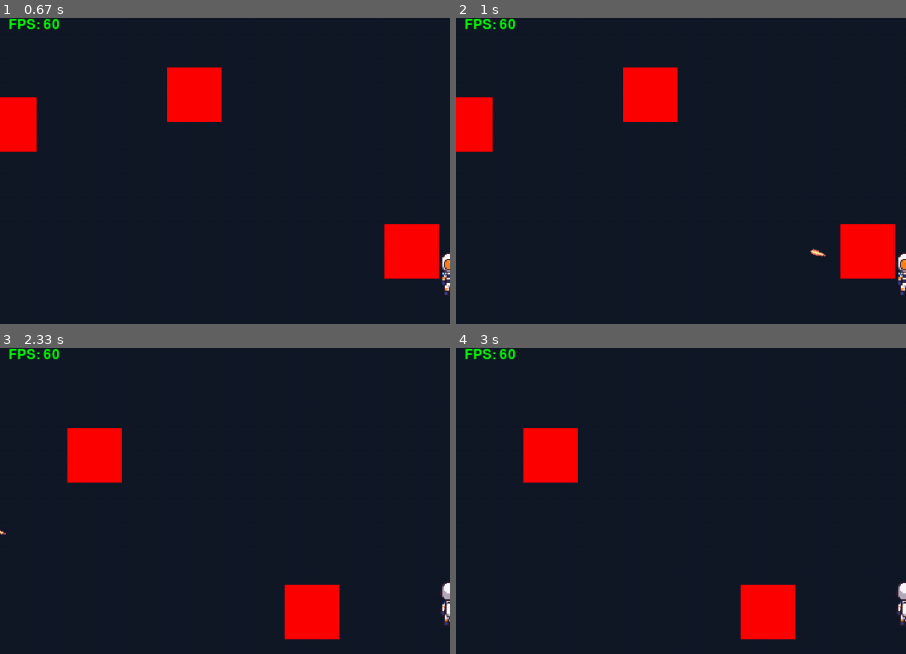
Above: before the commit, frames 1-4 (two rows, left to right).
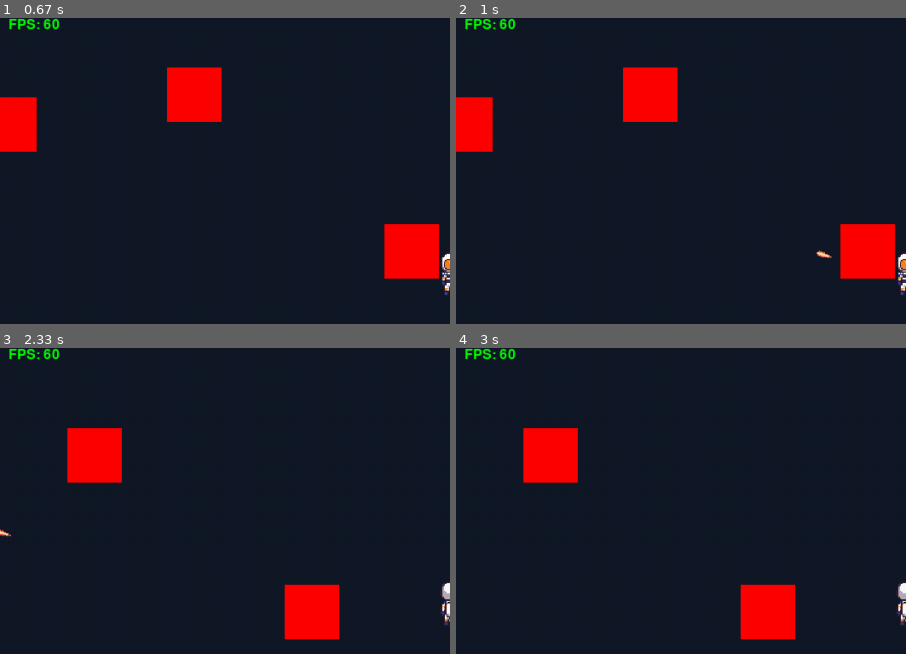
Above: after the commit, the same moments.

Repository: vitorpsogarcia/terranon
Game: pygame game, started from src/main.py
Two runs of this game, one before a commit and one after it. Both use one fixed random seed, a clock stepped at 60 frames per second and the inputs below.
Inputs (mouse positions are % of the whole screen's width and height, from its top left):
- Up to frame 1 (0.67 s): tap Enter at 0.33 s
- Up to frame 2 (1 s): press the mouse at (42, 46) at 0.7 s; move the mouse to (55, 54) at 0.8 s; release the mouse at (68, 61) at 0.93 s
- Up to frame 3 (2.33 s): hold D 1-1.47 s; move the mouse to (15, 79) at 1.03 s; hold W 1.5-1.8 s; tap K at 1.65 s; tap Enter at 1.83, 2.17 s
- Up to frame 4 (3 s): tap I at 2.5, 2.83 s
The pictures show only the part of the screen within x 0-50%, y 8-58%; the shares and areas given below are measured in that part.

Frame 1 is identical in both runs. In frame 2, less than 0.1% of the frame differs, in the area x 78-84%, y 75-79%; in frame 3, less than 0.1%; in frame 4, nothing differs.

Commit message:
feat: Implementa lógica para segurar botão de disparo e continuar disparando
Co-authored-by: Copilot <copilot@github.com>

Diff:
--- a/src/entities/character/player.py
+++ b/src/entities/character/player.py
@@ -14,6 +14,9 @@
         self._last_direction = DirectionsEnum.SOUTH
         self._is_running = False
         self.render_layer = 1
+        self._shooting = False
+        self._time_between_shots = 0.3
+        self._shot_timer = 0.0
 
         self._setup_animations()
         self.animator.play(f"idle_{self._last_direction.text}")
@@ -31,7 +34,9 @@
 
     def process_event(self, event: pygame.event.Event):
         if event.type == pygame.MOUSEBUTTONDOWN and event.button == 1:
-            self.shoot()
+            self._shooting = True
+        elif event.type == pygame.MOUSEBUTTONUP and event.button == 1:
+            self._shooting = False
 
 
     def _setup_animations(self):
@@ -120,6 +125,7 @@
 
     def update(self, dt: float):
         self.handle_input()
+        self._shot_timer += dt
 
         state = "idle"
         if self.direction.x != 0 or self.direction.y != 0:
@@ -127,4 +133,8 @@
 
         self.animator.play(f"{state}_{self._last_direction.text}")
 
+        if self._shooting and self._shot_timer >= self._time_between_shots:
+            self.shoot()
+            self._shot_timer = 0.0
+
         super().update(dt)
